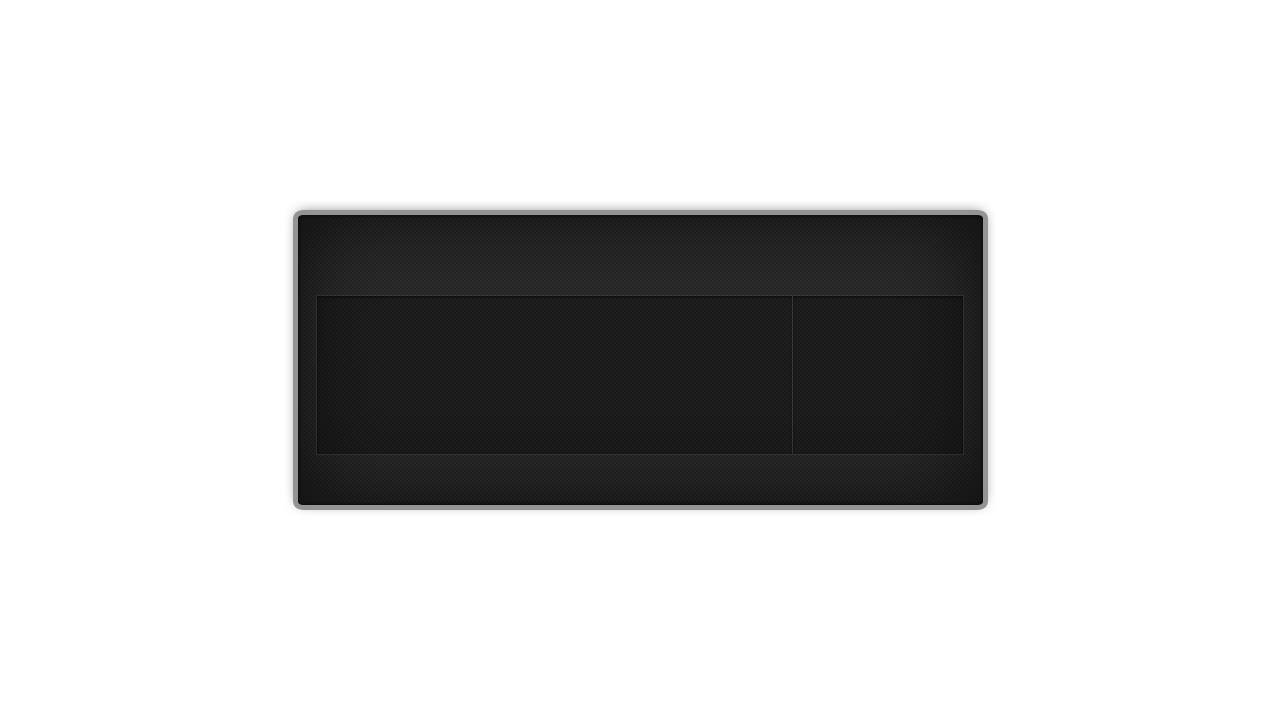
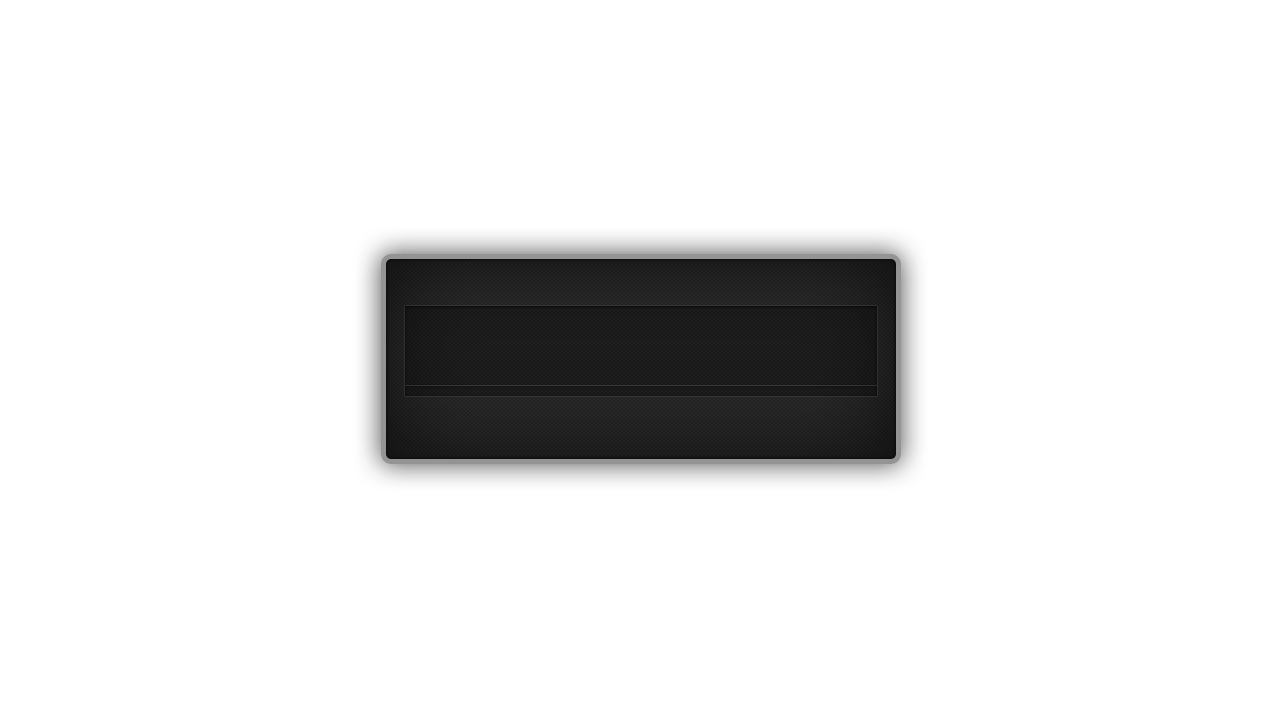
Layered file, before and after one edit (1280x720). Changes by layer:
hid group "RSS" (2 layers) over box(298, 215, 983, 505)
renamed "Yes-No-Ok-Stack" to "Yes-No-Ok-Stack-Progress", showed the group it (3 layers) over box(386, 259, 896, 459)
added layer "text-field-DialogProgres.xml" in group "Yes-No-Ok-Stack-Progress" over box(405, 306, 877, 396)
